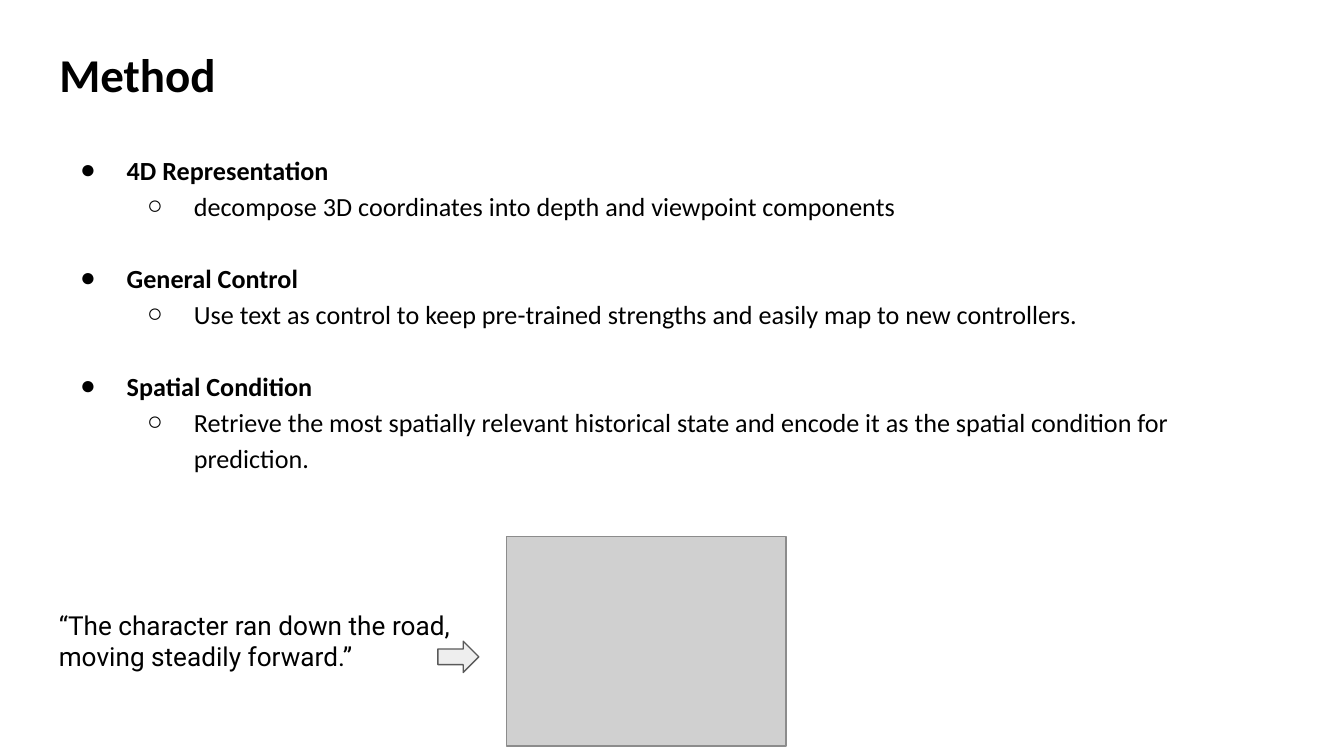
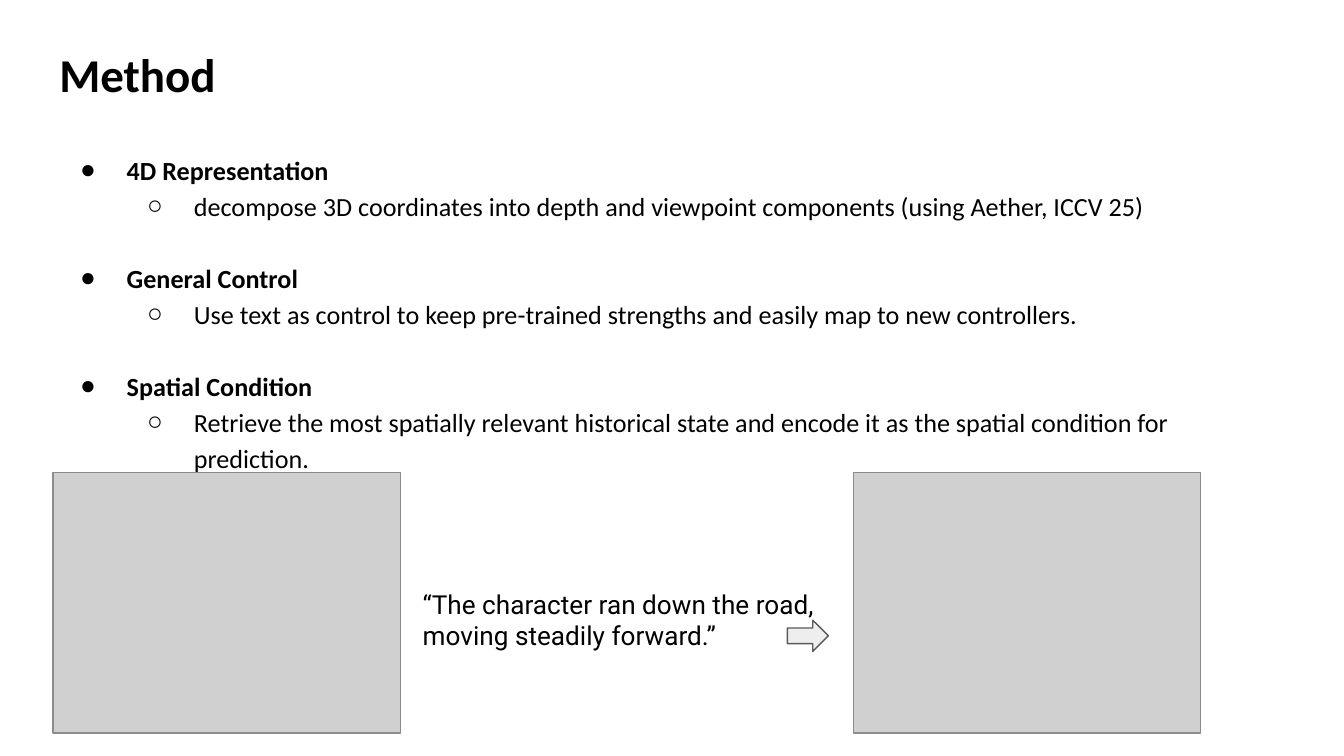
Before and after one commit to Lukelaitw/2025-VLL-undergraduate-research, a slide deck: slide 3 of week2/VLL_2_Deepverse_0929.pptx. Drawn at 1344x756 pixels with LibreOffice and Linux fonts; fonts in the diff are those of the drawing; grey boxes stand for pictures. Boxes give left, top, right and bottom in pixels: in the first picture for what was removed or moved away, otherwise in the second. Text is boxed around its words. In the diff, an @@ line names an element or a change of style, - is before the commit and + after.

```diff
--- a/week2/VLL_2_Deepverse_0929.pptx
+++ b/week2/VLL_2_Deepverse_0929.pptx
@@ text at (194,197,1143,221): text changed @@
-  ○ decompose 3D coordinates into depth and viewpoint components
+  ○ decompose 3D coordinates into depth and viewpoint components (using Aether, ICCV 25)
@@ picture added at (54,472,402,732) @@
@@ picture: place and size @@
-picture at (507,536,786,746)
+picture at (853,472,1202,732)
@@ text "“The character ran down the ...": place and size @@
-text "“The character ran down the ..." at (59,615,450,672)
+text "“The character ran down the ..." at (423,594,814,651)
@@ right arrow: place and size @@
-right arrow at (438,641,478,672)
+right arrow at (788,620,828,650)
```
Also in this commit, not shown: 1 other slide changed, 1 slide removed, 1 other file.
